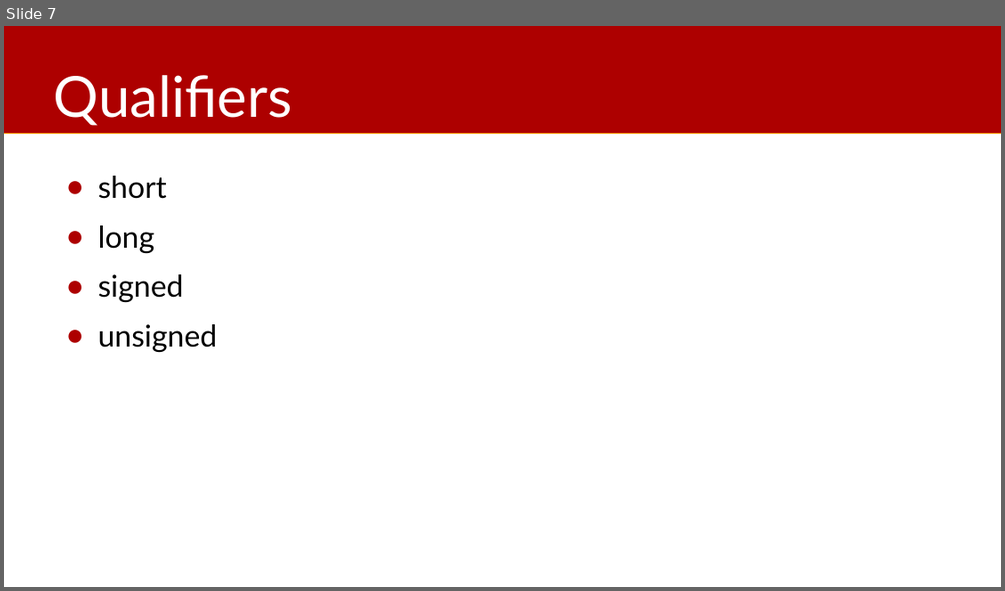
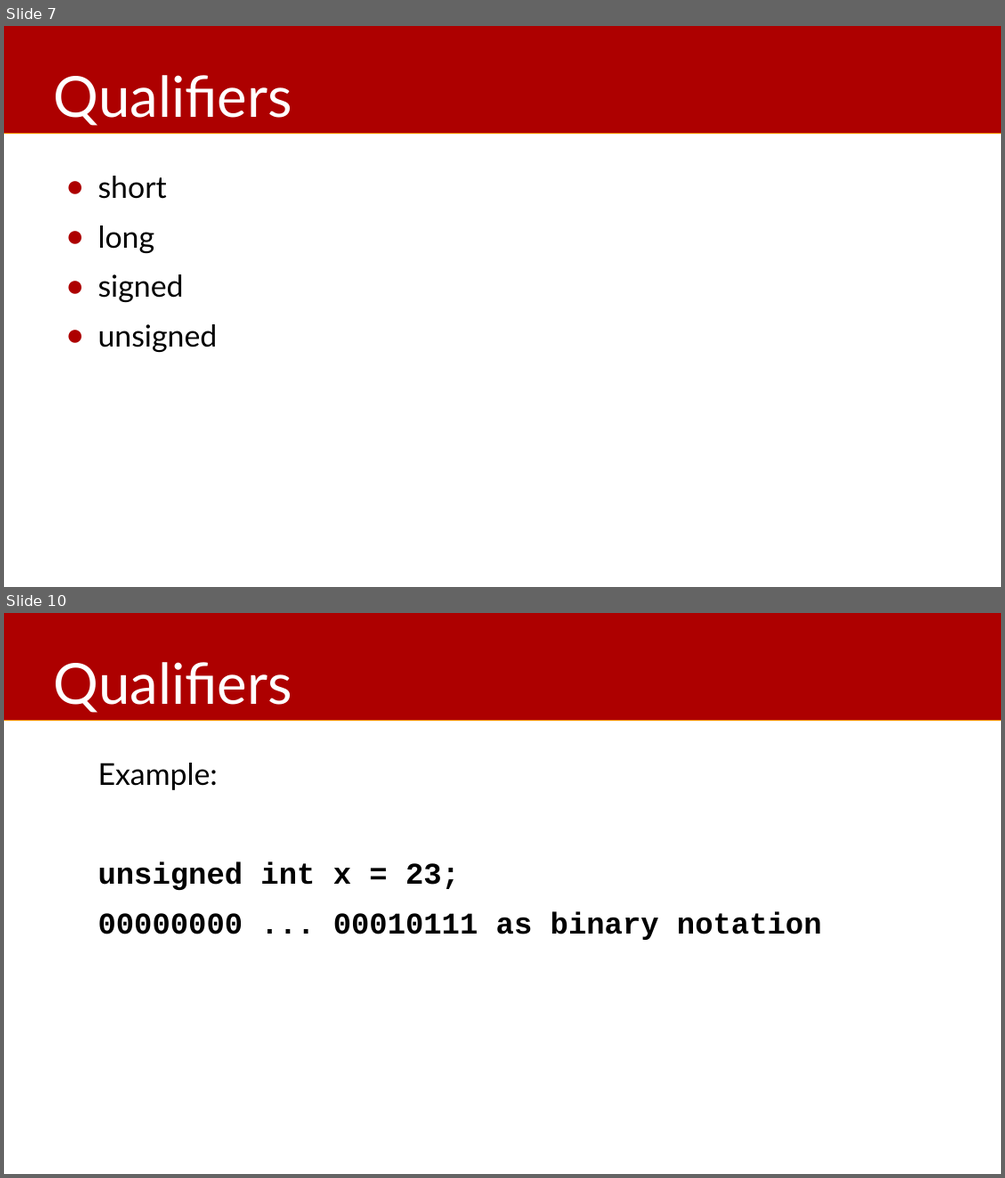
Before and after one commit to jagottsicher/myCTalkthroughs-priv, a slide deck: text/003-myCTalkthroughs-_t-data-types.odp. Shown one above the other, each under a label of ours: slide 7 before the commit, slides 7 and 10 after it; the slides between them are not shown. The pictures are 1005x591 and 1005x1178 pixels, drawn with LibreOffice and Linux fonts; fonts in the diff are those of the drawing. Boxes give left, top, right and bottom in pixels: in the first picture for what was removed or moved away, otherwise in the second. Text is boxed around its words. In the diff, an @@ line names an element or a change of style, - is before the commit and + after.

```diff
--- a/text/003-myCTalkthroughs-_t-data-types.odp
+++ b/text/003-myCTalkthroughs-_t-data-types.odp
@@ slide 10 added at box(4, 613, 1001, 1174), background #FFFFFF; not listed: 1 template element that a slide beside it also shows @@
@@ title added at box(54, 662, 292, 713), 45 pt, text #FFFFFF @@
+Qualifiers
@@ text added at box(98, 763, 822, 940), 24 pt, text #000000, bold @@
+Example:
+unsigned int x = 23;
+00000000 ... 00010111 as binary notation
```
Also in this commit, not shown: 5 slides changed, 4 other slides added, 5 other files.
